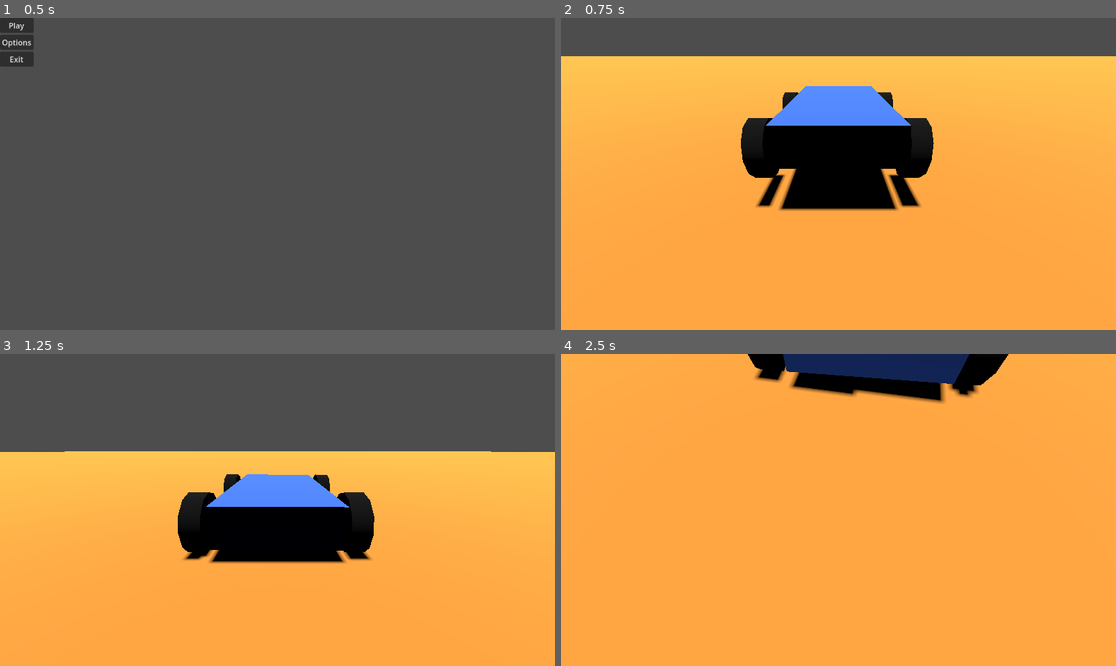
Above: before the commit, frames 1-4 (two rows, left to right).
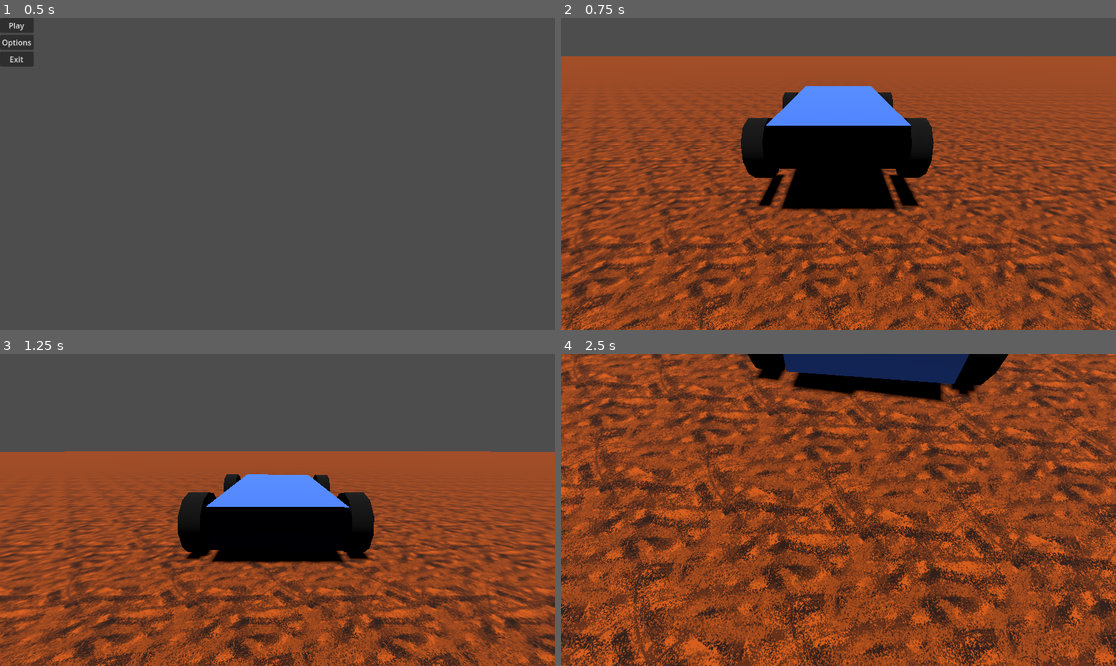
Above: after the commit, the same moments.

Repository: Aadniz/pqcrg
Game: Godot game, scene res://main_menu.tscn
Two runs of this game, one before a commit and one after it. Both use one fixed random seed, a clock stepped at 60 frames per second and the inputs below.
Inputs:
- Up to frame 1 (0.5 s): no input
- Up to frame 2 (0.75 s): click "Play" at 0.5 s
- Up to frame 3 (1.25 s): no input
- Up to frame 4 (2.5 s): hold D (right) 1.28-2.03 s; hold S (backward) from 2.03 s (still down)

Frame 1 is identical in both runs. In frame 2, 77% of the frame differs, in the area x 0-100%, y 12-100%; in frame 3, 60%; in frame 4, 95%, in the area x 0-100%, y 0-100%.

Commit message:
added ground texture

Diff:
--- a/prototypegame/game.tscn
+++ b/prototypegame/game.tscn
@@ -1,11 +1,14 @@
-[gd_scene load_steps=12 format=3 uid="uid://bkcgkr3bw3qdv"]
+[gd_scene load_steps=13 format=3 uid="uid://bkcgkr3bw3qdv"]
 
 [ext_resource type="Script" path="res://game.gd" id="1_i6f0p"]
+[ext_resource type="Texture2D" uid="uid://blonlsvjj3tgs" path="res://tile.png" id="2_bplky"]
 [ext_resource type="Script" path="res://car.gd" id="2_cvreh"]
 [ext_resource type="PackedScene" uid="uid://d0md85xn4okgj" path="res://pause_menu.tscn" id="3_f7hdu"]
 
 [sub_resource type="StandardMaterial3D" id="StandardMaterial3D_bgms1"]
 albedo_color = Color(1, 0.639216, 0.231373, 1)
+albedo_texture = ExtResource("2_bplky")
+uv1_triplanar = true
 
 [sub_resource type="BoxMesh" id="BoxMesh_5tlra"]
 size = Vector3(500, 1, 500)
Binary file added: prototypegame/tile.png
Not shown, added: prototypegame/tile.png.import
